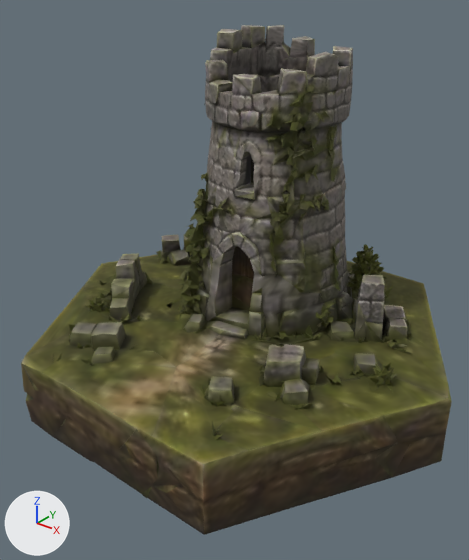
A saved change to the glTF model godot/assets/meshy/war/tower.glb.
One viewpoint serves both versions: a 50 mm camera at (1.91, -2.48, 1.85) aimed at (0.03, -0.13, 0.39). The lights are fixed; the arrows at lower left show +X, +Y and +Z. The older version comes first. Vertices at exactly the same position are counted once.
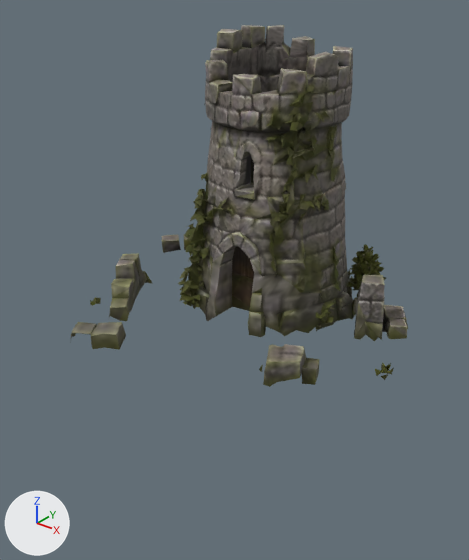
Changed parts and their boxes [x1, y1, x2, y2] in the pictures (469 x 560 px):
'Mesh_0', reshaped (22% narrower, 29% shorter): before [21, 25, 452, 535]; after [70, 25, 408, 387]
part 1 of me_mesh_0, deleted: before [21, 248, 452, 535]

Patch to the scene script:
```diff
--- a/godot/assets/meshy/war/tower.glb.py
+++ b/godot/assets/meshy/war/tower.glb.py
@@ me_mesh_0 @@
 # used by ob_mesh_0; location = (0.0, 0.0, 0.0)
-me_mesh_0.from_pydata(...)  # 3626 vertices, 7572 faces; spans x -1.18..1.18, y -1.04..1.04, z -0.27..1.56
+me_mesh_0.from_pydata(...)  # 2771 vertices, 5678 faces; spans x -0.95..0.91, y -0.79..0.86, z 0.11..1.56
+# me_mesh_0 part 1: 855 vertices removed from x -1.18..1.18, y -1.04..1.04, z -0.27..0.18
 me_mesh_0.materials.append(mat_material_0)
```
